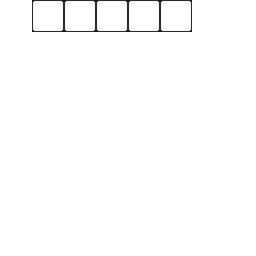
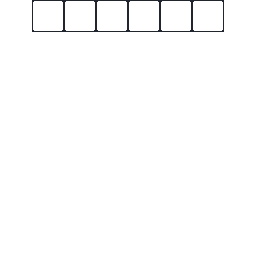
Two versions of the same layered image (256 × 256). Layer-by-layer changes:
painted on "Tiles" over [192, 0, 224, 32]
